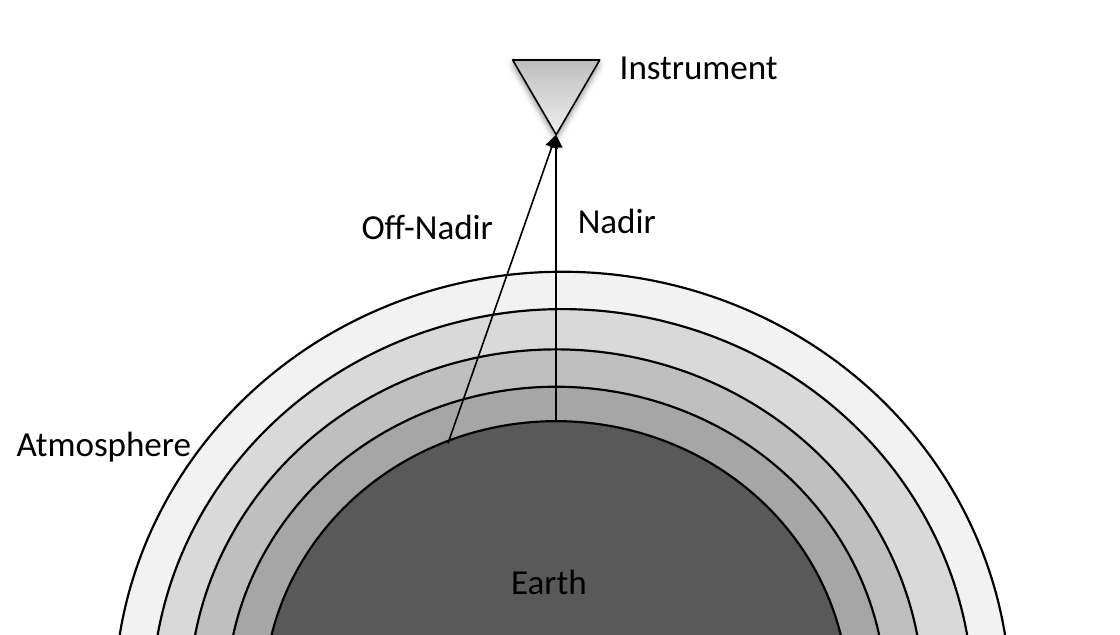
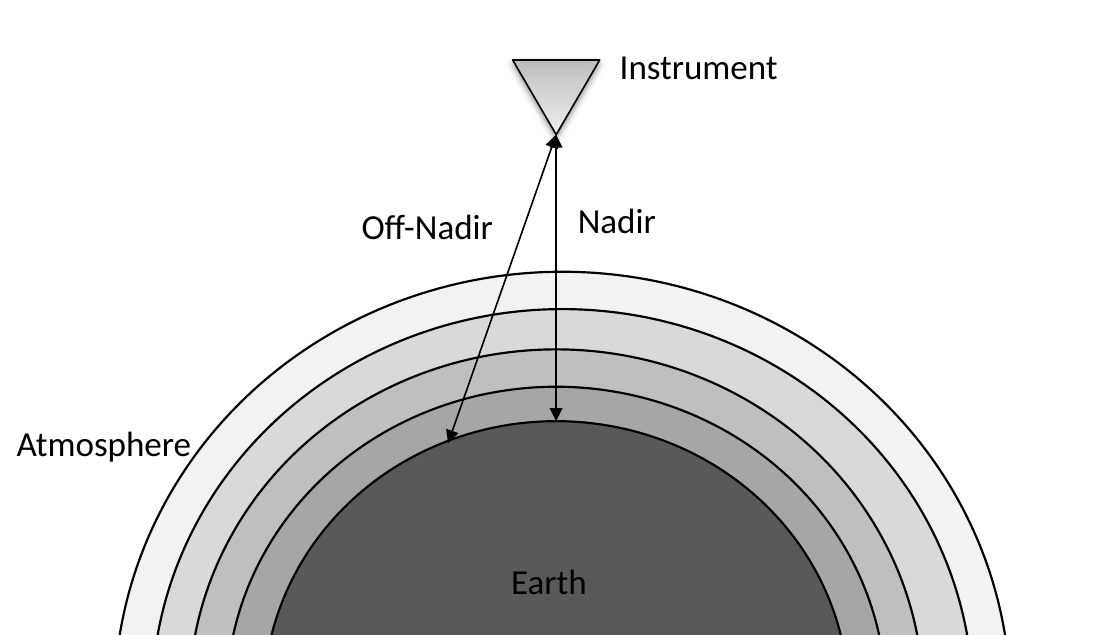
Before and after one commit to Malcarious/Thesis, a slide deck: slide 1 of Word/RawImageFiles/2-2-LidarGeometry.pptx. Drawn at 1120x635 pixels with LibreOffice and Linux fonts; fonts in the diff are those of the drawing. Boxes give left, top, right and bottom in pixels: in the first picture for what was removed or moved away, otherwise in the second. Text is boxed around its words. In the diff, an @@ line names an element or a change of style, - is before the commit and + after.

```diff
--- a/Word/RawImageFiles/2-2-LidarGeometry.pptx
+++ b/Word/RawImageFiles/2-2-LidarGeometry.pptx
@@ arrow (556, 134) - (447, 442): arrow to double arrow @@
@@ arrow (556, 134) - (556, 420): arrow to double arrow @@
```
Also in this commit, not shown: 14 other files.
